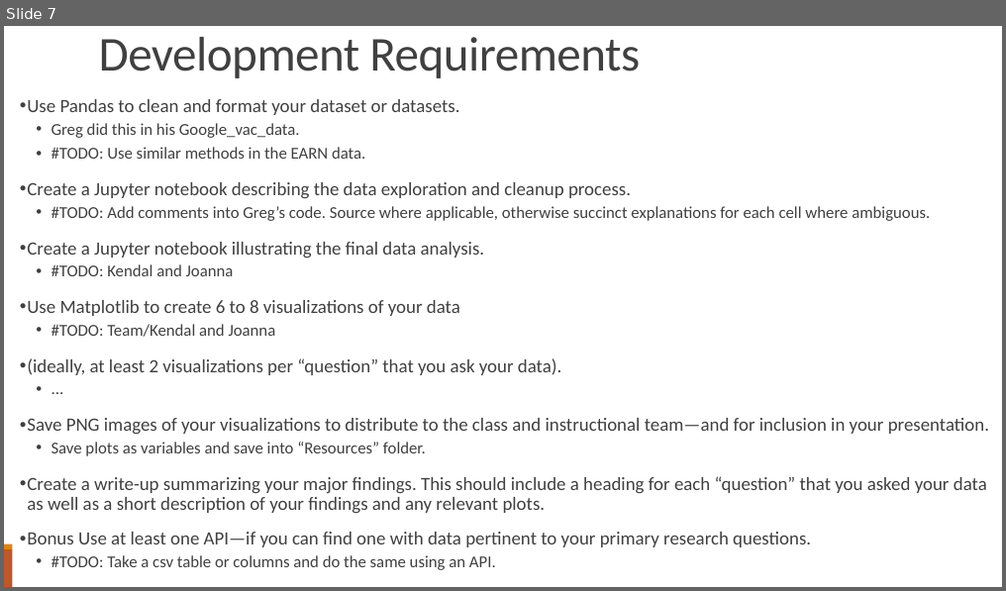
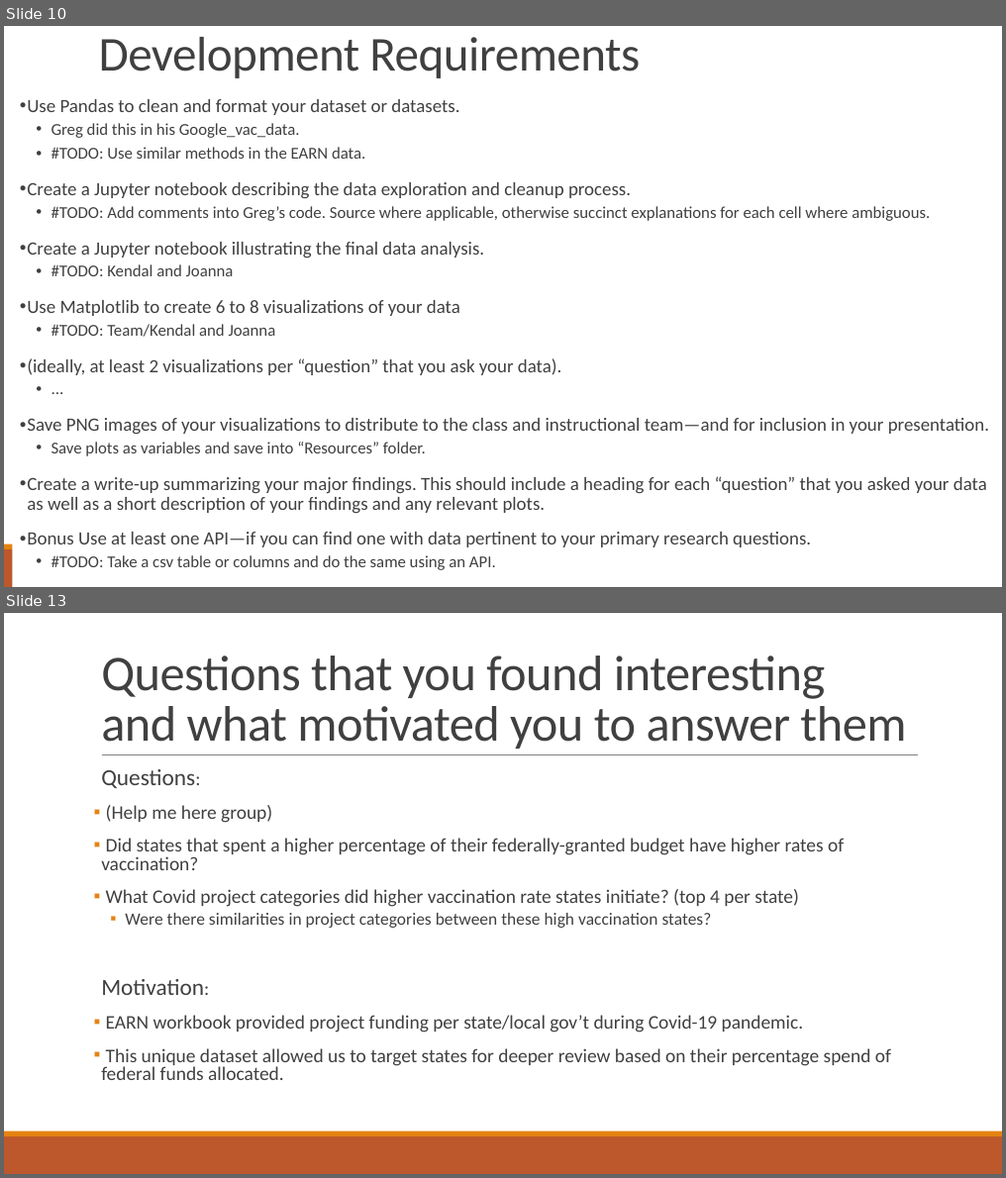
Before and after one commit to Evdawg/Project_1_Covid_Data, a slide deck: Project notes.pptx. Shown one above the other, each under a label of ours: slide 7 before the commit, slides 10 and 13 after it; the slides between them are not shown. The pictures are 1006x591 and 1006x1178 pixels, drawn with LibreOffice and Linux fonts; fonts in the diff are those of the drawing. Boxes give left, top, right and bottom in pixels: in the first picture for what was removed or moved away, otherwise in the second. Text is boxed around its words. In the diff, an @@ line names an element or a change of style, - is before the commit and + after.

Commit message:
5/15/2023: Added slides to be populated for the group presentation based on the ruberic provided by the edX team.

```diff
--- a/Project notes.pptx
+++ b/Project notes.pptx
@@ slide 13 added at box(4, 613, 1002, 1174), background #FFFFFF; not listed: 2 template elements that a slide beside it also shows @@
@@ title added at box(101, 656, 906, 749), 48 pt, text #404040 @@
+Questions that you found interesting and what motivated you to answer them
@@ line added from (102, 756) to (918, 756), #808080 0.5 pt @@
@@ text added at box(101, 769, 891, 1080), 18.5 pt, text #404040 @@
+  Questions:
+▪ (Help me here group)
+▪ Did states that spent a higher percentage of their federally-granted budget have higher rates of vaccination?
+▪ What Covid project categories did higher vaccination rate states initiate? (top 4 per state)
+  ▪ Were there similarities in project categories between these high vaccination states?
+  Motivation:
+▪ EARN workbook provided project funding per state/local gov’t during Covid-19 pandemic.
+▪ This unique dataset allowed us to target states for deeper review based on their percentage spend of federal funds allocated.
@@ what was slide 7 is now slide 10 @@
```
Also in this commit, not shown: 3 slides changed, 6 other slides added.
